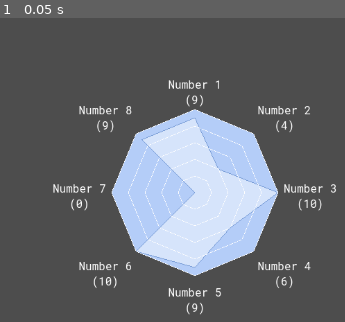
Above: before the commit, frame 1.
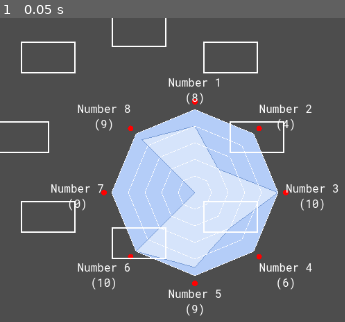
Above: after the commit, the same moment.

Repository: TheLsbt/godot_radar_graph
Game: Godot game, scene res://src/debug.tscn
Two runs of this game, one before a commit and one after it. Both use one fixed random seed, a clock stepped at 60 frames per second and the inputs below. The project has no main scene, so this scene is started directly.
Inputs:
- Up to frame 1 (0.05 s): no input

The runs differ from the first frame. In frame 1, 5.6% of the frame differs, in the area x 0-98%, y 0-99%.

Commit message:
title rects are now cached

Diff:
--- a/src/debug.tscn
+++ b/src/debug.tscn
@@ -18,6 +18,7 @@
 step = 0.2
 rounded = true
 font = ExtResource("3_v0rtb")
+title_seperation = 10.895
 background_color = Color(0.705058, 0.802439, 0.972596, 1)
 graph_color = Color(0.8394, 0.89315, 0.984997, 1)
 graph_outline_color = Color(0.47168, 0.610492, 0.838542, 1)
@@ -28,7 +29,7 @@
 "title": "Number 1
 ({value})",
 "use_custom_color": false,
-"value": 9.0
+"value": 8.0
 }, {
 "title": "Number 2
 ({value})",
@@ -69,7 +70,7 @@
 guide_color = Color(1, 1, 1, 1)
 guide_step = 2.0
 guide_width = 0.7
-items/key_0/value = 9.0
+items/key_0/value = 8.0
 items/key_0/title = "Number 1
 ({value})"
 items/key_0/use_custom_color = false
--- a/src/radar_graph.gd
+++ b/src/radar_graph.gd
@@ -13,12 +13,16 @@
 # TODO: Add a layer adjustment system, an array of String's that can be reorganised to adjust the
 # way the graph is rendered
 
-# TODO: Cache the rects of each title
-
 # TODO: Tooltips for the titles
 
 # TODO: Make the minimum rect also encompas the titles
 
+enum Location {
+	UNKNOWN,
+	TOP_LEFT, TOP_CENTER, TOP_RIGHT,
+	CENTER_LEFT, CENTER_RIGHT,
+	BOTTOM_LEFT, BOTTOM_CENTER, BOTTOM_RIGHT
+	}
 
 @export_group("Range")
 @export var min_value := 0.0:
@@ -52,6 +56,7 @@
 @export var title_seperation: float = 8:
 	set(v):
 		title_seperation = v
+		_update_title_rect_cache()
 		queue_redraw()
 
 @export_subgroup("Graph")
@@ -67,10 +72,12 @@
 		key_count = new_key_count
 		key_items.resize(key_count)
 		notify_property_list_changed()
+		_update_title_rect_cache()
 		queue_redraw()
 @export var radius: float = 0.0:
 	set(new_radius):
 		radius = new_radius
+		_update_title_rect_cache()
 		update_minimum_size()
 		queue_redraw()
 
@@ -96,6 +103,8 @@
 		guide_width = value
 		queue_redraw()
 @export_group("")
+
+var _title_rect_cache: Array[Rect2] = []
 
 const Merror = preload("res://src/merror.gd")
 
@@ -146,6 +155,52 @@
 
 func _get_minimum_size() -> Vector2:
 	return Vector2(radius, radius) * 2
+
+
+func _update_title_rect_cache() -> void:
+	_title_rect_cache.clear()
+	var center := size / 2
+
+	for index in range(key_count):
+		# Get the subsitute variables
+		var subsitutes := {
+			"value": get_item_value(index)
+		}
+		var title: String = get_item_title(index).format(subsitutes, "{_}")
+		var title_size := font.get_multiline_string_size(title, 0, -1, font_size)
+		var first_line_size := font.get_string_size(
+			title.get_slice("\n", 0), HORIZONTAL_ALIGNMENT_CENTER, title_size.x, font_size)
+
+		var point_pos := _get_polygon_point(index)
+		var direction := center.direction_to(point_pos)
+
+		var font_pos := point_pos + Vector2(title_seperation, title_seperation) * direction
+
+		var font_offset := Vector2.ZERO
+
+		var location := _get_point_as_location(point_pos)
+		match location:
+			Location.TOP_LEFT:
+				font_offset = Vector2(-title_size.x, -first_line_size.y)
+			Location.TOP_CENTER:
+				font_offset = Vector2(-title_size.x / 2, -first_line_size.y)
+			Location.TOP_RIGHT:
+				font_offset = Vector2(0, -first_line_size.y)
+			Location.CENTER_LEFT:
+				font_offset = Vector2(-title_size.x, (-title_size.y * 0.5) + first_line_size.y)
+			Location.CENTER_RIGHT:
+				font_offset = Vector2(0, (-title_size.y * 0.5) + first_line_size.y)
+			Location.BOTTOM_LEFT:
+				font_offset = Vector2(-title_size.x, first_line_size.y)
+			Location.BOTTOM_CENTER:
+				font_offset = Vector2(-title_size.x / 2, first_line_size.y)
+			Location.BOTTOM_RIGHT:
+				font_offset = Vector2(0, first_line_size.y)
+
+		_title_rect_cache.append(
+			Rect2(font_pos + font_offset - Vector2(0, first_line_size.y), title_size))
+
+
 
 
 func _get_property_list() -> Array[Dictionary]:
@@ -198,6 +253,7 @@
 		match property.get_slice("/", 2):
 			"value":
 				set_item_value(index, value)
+				_update_title_rect_cache()
 				queue_redraw()
 				return true
 			"use_custom_color":
@@ -210,8 +266,9 @@
 				queue_redraw()
 				return true
 			"title":
+				key_items[index]["title"] = value
+				_update_title_rect_cache()
 				queue_redraw()
-				key_items[index]["title"] = value
 				return true
 	return false
 
@@ -327,17 +384,8 @@
 		distance_covered += guide_step
 
 
-enum Location {
-	UNKNOWN,
-	TOP_LEFT, TOP_CENTER, TOP_RIGHT,
-	CENTER_LEFT, CENTER_RIGHT,
-	BOTTOM_LEFT, BOTTOM_CENTER, BOTTOM_RIGHT
-	}
-
-
 func _get_point_as_location(point: Vector2) -> Location:
 	var center := size / 2
-
 	if point.x < center.x and point.y < center.y:
 		return Location.TOP_LEFT
 	elif point.x == center.x and point.y < center.y:
@@ -396,7 +444,10 @@
 				font_offset = Vector2(0, line_height)
 
 
-		#draw_circle(font_pos, 4, Color.RED)
+		draw_circle(font_pos, 4, Color.RED)
 		#draw_rect(Rect2(font_pos + font_offset - Vector2(0, line_height), title_size), Color.WHITE, false, 2)
 
 		draw_multiline_string(font, font_pos + font_offset, title_and_value, HORIZONTAL_ALIGNMENT_CENTER, title_size.x, font_size)
+
+	for rect in _title_rect_cache:
+		draw_rect(rect, Color.WHITE, false, 2)
